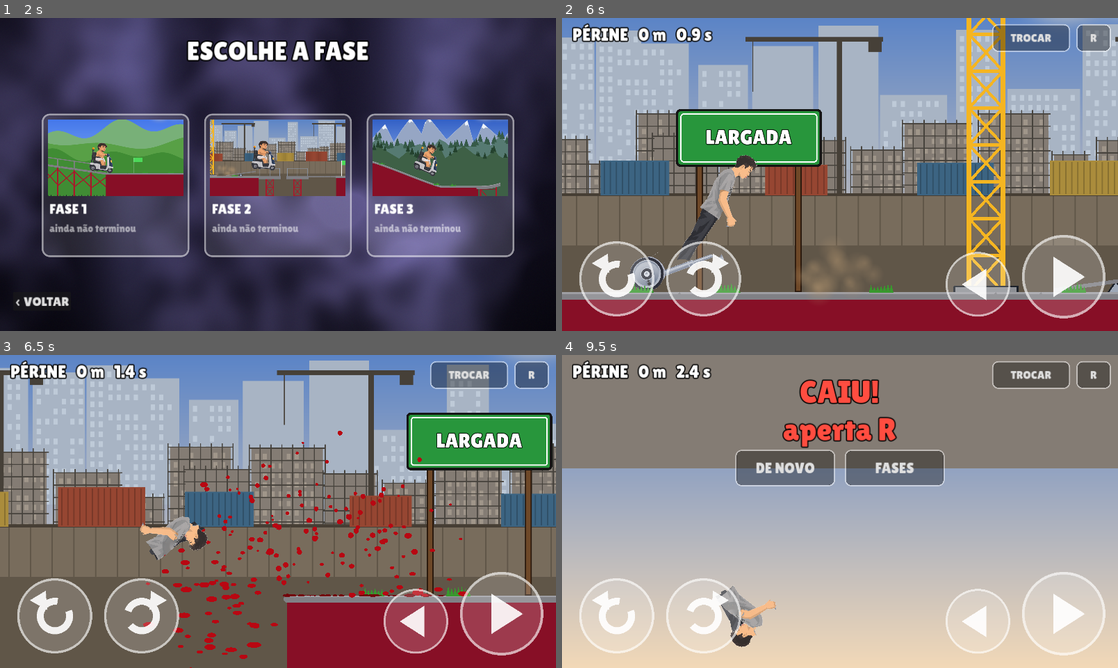
Above: before the commit, frames 1-4 (two rows, left to right).
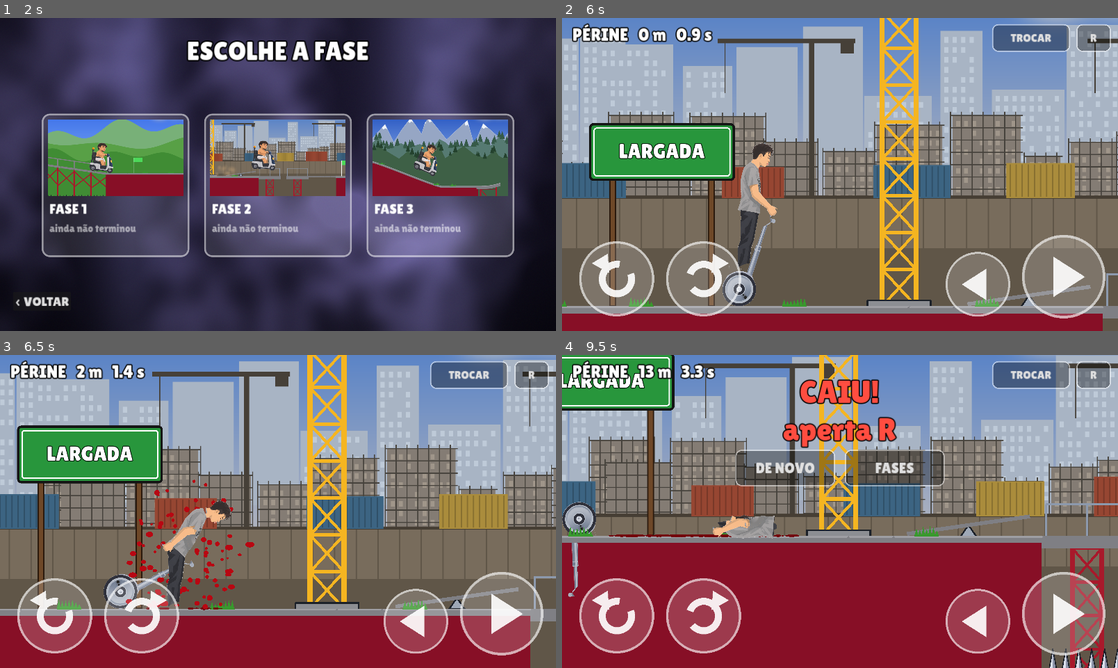
Above: after the commit, the same moments.

Repository: site-oficial-br-y/variant.agencia
Game: Godot game, scene res://levels/Abertura.tscn
Same seed, same stepped clock (60 frames per second), same inputs: the game is played once before the commit and once after it.
Inputs (mouse positions are in pixels of both pictures, inside the frame that each line leads up to):
- Up to frame 1 (2 s): tap Enter at 0.5 s; move the mouse to (400, 158) at 0.52 s; hold D 0.53-1.25 s; tap Space (eject) at 0.6 s; click (400, 158) at 0.67 s; click (511, 290) at 1.25 s
- Up to frame 2 (6 s): click "FASE 1" at 2 s; click "R" at 2.75 s; click "TROCAR" at 3.5 s; click (1073, 290) at 4.25 s; click "FASE 2" at 5 s; move the mouse to (728, 190) at 5.77 s; hold Left (brake) from 5.78 s (still down); tap Space (eject) at 5.85 s
- Up to frame 3 (6.5 s): keep holding Left (brake)
- Up to frame 4 (9.5 s): move the mouse to (895, 442) at 6.52 s; release Left (brake) at 6.53 s; hold D 6.53-7.28 s; tap Space (eject) every 0.75 s from 6.6 to 8.85 s; move the mouse to (812, 574) at 7.27 s; hold Right (accelerate) 7.28-8.03 s; click (812, 574) at 7.42 s; move the mouse to (1006, 558) at 8.02 s; hold A from 8.03 s (still down); move the mouse to (673, 464) at 8.77 s

Frame 1 is identical in both runs. In frame 2, 42% of the frame differs, in the area x 0-100%, y 0-100%; in frame 3, 57%; in frame 4, 92%.

Commit message:
WIP Bicho Ehn: arranque gradual, velocidade menor no plano, arrasto do ar
Co-Authored-By: Claude Opus 5.5 <noreply@anthropic.com>
Claude-Session: https://claude.ai/code/session_014hX2KsBke7Sq6MsZDXhCCQ

Diff:
--- a/jogo-godot/actors/Player.gd
+++ b/jogo-godot/actors/Player.gd
@@ -14,7 +14,9 @@
 @export var spawn_x: float = 600.0
 @export var balance_stiffness: float = 55.0
 @export var balance_damping: float = 14.0
-@export var velocidade: float = 2.4           # multiplica vmax e força de todos os veículos
+@export var velocidade: float = 1.6           # multiplica a velocidade máxima no plano
+@export var aceleracao: float = 900.0         # px/s² de jogo: ~0,5 s real até a máxima, e ainda sobe rampa de 27°
+@export var arrasto: float = 0.15             # resistência do ar: descida chega num limite em vez de disparar
 @export var limiar_sangue: float = 420.0       # Δv (px/s) num passo que já espirra sangue
 @export var limiar_arranca: float = 2700.0     # Δv que arranca o membro
 @export var limiar_queda_montado: float = 2400.0
@@ -34,6 +36,7 @@
 var v_ant: Dictionary = {}
 var v_roda_ant := Vector2.ZERO
 var montado := true
+var massa_total := 1.0
 var morto := false
 var sangue: Sangue
 var _mat: PhysicsMaterial
@@ -99,6 +102,7 @@
 
 	chassi = RigidBody2D.new()
 	chassi.mass = ch["massa"]
+	massa_total = chassi.mass
 	if ch.has("mastro"):
 		# segway: mastro rígido do ombro ao eixo, sem colisão (só a roda toca o chão)
 		var m: Dictionary = ch["mastro"]
@@ -133,7 +137,7 @@
 	chassi.position = origem + desloc
 	chassi.continuous_cd = RigidBody2D.CCD_MODE_CAST_RAY
 	chassi.linear_damp_mode = RigidBody2D.DAMP_MODE_REPLACE
-	chassi.linear_damp = 0.0
+	chassi.linear_damp = arrasto
 	add_child(chassi)
 	chassi.add_to_group("veiculo")
 
@@ -146,7 +150,7 @@
 		rb.angular_damp_mode = RigidBody2D.DAMP_MODE_REPLACE   # amortecimento padrão (1,0) freava a roda o tempo todo
 		rb.angular_damp = 0.0
 		rb.linear_damp_mode = RigidBody2D.DAMP_MODE_REPLACE
-		rb.linear_damp = 0.0
+		rb.linear_damp = arrasto
 		rb.collision_layer = 0b010
 		rb.collision_mask = 0b1001              # mundo + objetos
 		rb.continuous_cd = RigidBody2D.CCD_MODE_CAST_RAY
@@ -168,6 +172,7 @@
 		eixo.node_b = chassi.get_path()
 		eixo.disable_collision = true
 		rodas.append(rb)
+		massa_total += rb.mass
 		if r["motriz"]:
 			roda_motriz = rb
 
@@ -231,12 +236,12 @@
 	var equilibra: bool = ch["auto_equilibrio"]
 	var dir := Input.get_axis("brake", "accelerate")
 	if dir != 0.0 and chassi.linear_velocity.length() < ch["vmax"] * velocidade:
+		var forca := massa_total * aceleracao       # arranque gradual, igual para os três
 		if equilibra:   # segway: empurra embaixo, o equilíbrio segura
 			var baixo: float = (roda_motriz.global_position - chassi.global_position).length() * 0.8
-			# força de arranque limitada: empurrão maior que isso vence o equilíbrio e ele tomba de costas
-			chassi.apply_force(Vector2(dir * ch["forca"] * minf(velocidade, 1.4), 0.0), Vector2(0, baixo).rotated(chassi.rotation))
+			chassi.apply_force(Vector2(dir * forca, 0.0), Vector2(0, baixo).rotated(chassi.rotation))
 		else:           # 2 rodas: pelo centro de massa, sem empinar sozinho (empinar é no botão)
-			chassi.apply_central_force(Vector2(dir * ch["forca"] * velocidade, 0.0))
+			chassi.apply_central_force(Vector2(dir * forca, 0.0))
 	var lean := Input.get_axis("lean_back", "lean_fwd")
 	if equilibra:   # girar muda o ângulo-alvo; o equilíbrio nunca desliga (desligar fazia tombar)
 		var alvo := lean * 0.45
